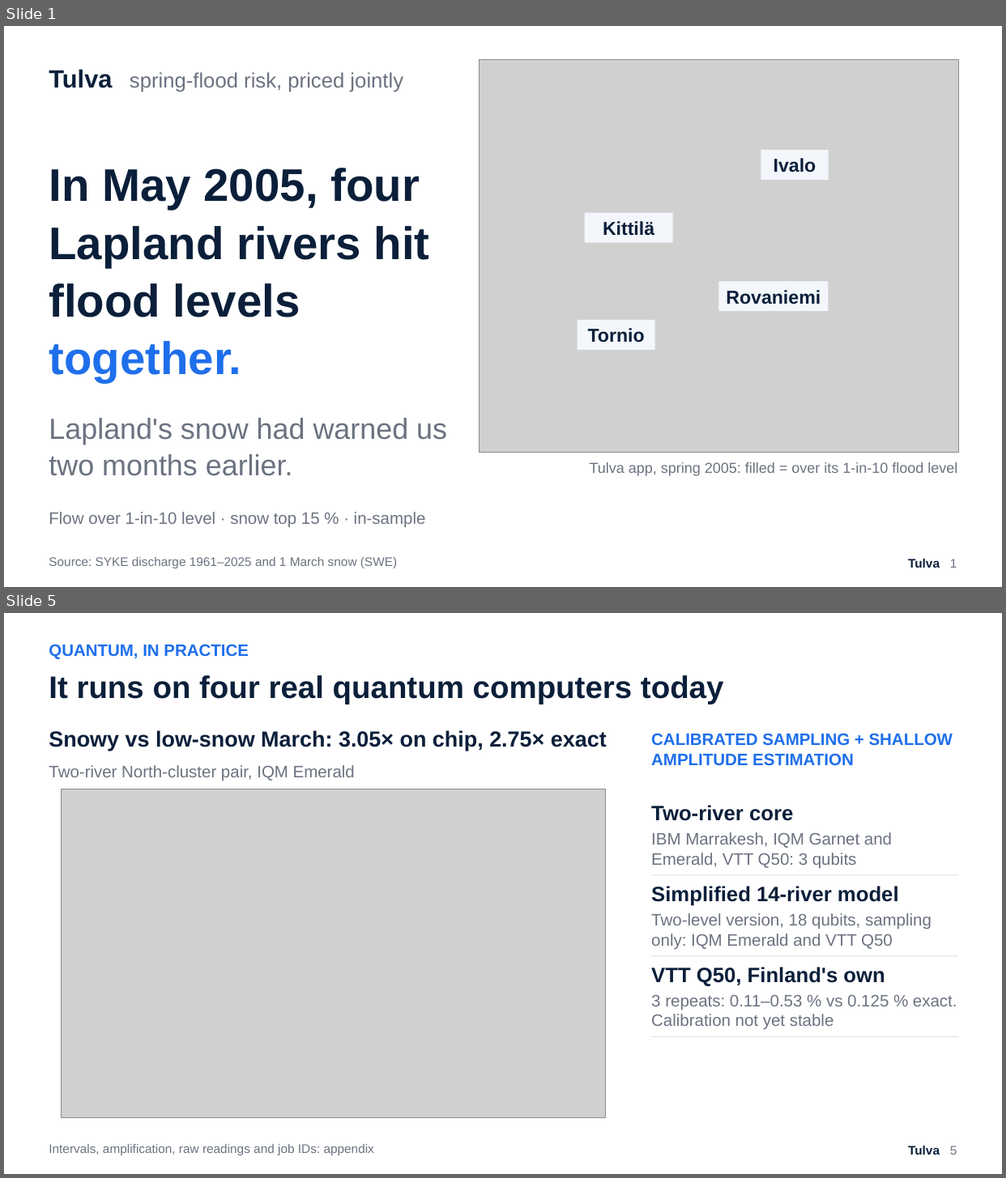
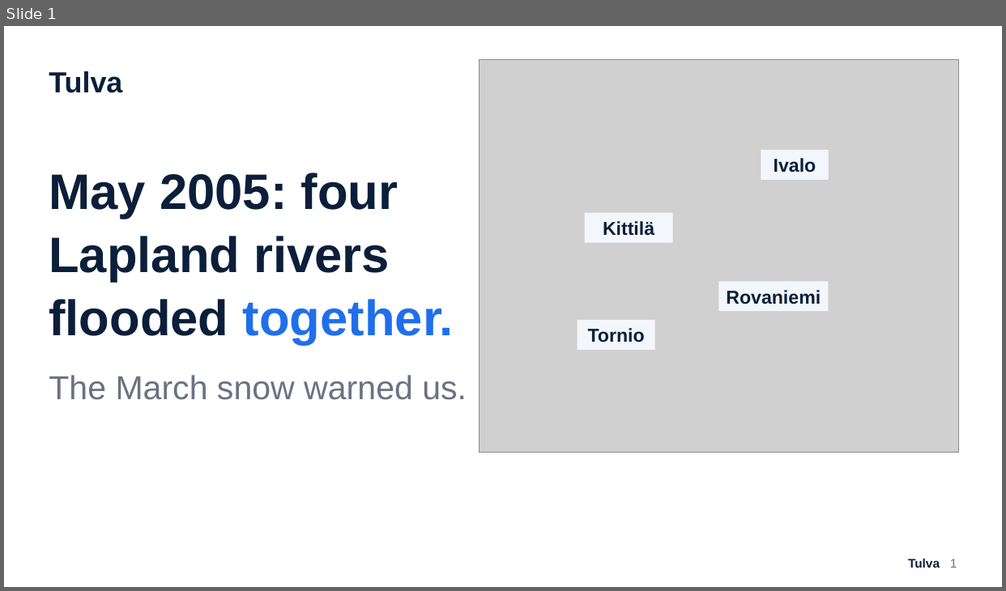
Before and after one commit to Zawaer/tulva, a slide deck: deck/Tulva_QxF2026.pptx. Shown one above the other, each under a label of ours: slides 1 and 5 before the commit, slide 1 after it; the slides between them are not shown. The pictures are 1006x1178 and 1006x591 pixels, drawn with LibreOffice and Linux fonts; fonts in the diff are those of the drawing; grey boxes stand for pictures. Boxes give left, top, right and bottom in pixels: in the first picture for what was removed or moved away, otherwise in the second. Text is boxed around its words. In the diff, an @@ line names an element or a change of style, - is before the commit and + after.

```diff
--- a/deck/Tulva_QxF2026.pptx
+++ b/deck/Tulva_QxF2026.pptx
@@ slide 5 removed at [4, 613, 1002, 1174], background #FFFFFF @@
@@ text removed at [49, 644, 249, 659] @@
-QUANTUM, IN PRACTICE
@@ text removed at [49, 675, 724, 704] @@
-It runs on four real quantum computers today
@@ text removed at [49, 730, 607, 751] @@
-Snowy vs low-snow March: 3.05× on chip, 2.75× exact
@@ text removed at [651, 733, 953, 766] @@
-CALIBRATED SAMPLING + SHALLOW AMPLITUDE ESTIMATION
@@ text removed at [49, 765, 355, 781] @@
-Two-river North-cluster pair, IQM Emerald
@@ picture removed at [62, 789, 606, 1118] @@
@@ text removed at [651, 805, 793, 821] @@
-Two-river core
@@ text removed at [651, 833, 892, 868] @@
-IBM Marrakesh, IQM Garnet and Emerald, VTT Q50: 3 qubits
@@ rectangle removed at [651, 875, 958, 875] @@
@@ text removed at [651, 886, 899, 906] @@
-Simplified 14-river model
@@ text removed at [651, 914, 931, 949] @@
-Two-level version, 18 qubits, sampling only: IQM Emerald and VTT Q50
@@ rectangle removed at [651, 956, 958, 956] @@
@@ text removed at [651, 967, 884, 986] @@
-VTT Q50, Finland's own
@@ text removed at [651, 995, 957, 1029] @@
-3 repeats: 0.11–0.53 % vs 0.125 % exact. Calibration not yet stable
@@ rectangle removed at [651, 1037, 958, 1037] @@
@@ text removed at [49, 1144, 374, 1156] @@
-Intervals, amplification, raw readings and job IDs: appendix
@@ text removed at [908, 1146, 957, 1155] @@
-Tulva 5
@@ slide 1 changed as well @@
@@ text at [49, 71, 122, 93]: text changed; size 20 to 28 pt; text colour #6B7280 to #0B1F3A; bold on @@
-Tulva spring-flood risk, priced jointly
+Tulva
@@ text at [49, 173, 454, 344]: text changed; size 44 to 48 pt; text colour #6B7280 to #0B1F3A; bold on @@
-In May 2005, four Lapland rivers hit flood levels together.
-Lapland's snow had warned us two months earlier.
-Flow over 1-in-10 level · snow top 15 % · in-sample
+May 2005: four Lapland rivers flooded together.
@@ text added at [49, 375, 467, 400], 32 pt, text #6B7280 @@
+The March snow warned us.
@@ text removed at [590, 463, 957, 476] @@
-Tulva app, spring 2005: filled = over its 1-in-10 flood level
@@ text removed at [49, 557, 397, 569] @@
-Source: SYKE discharge 1961–2025 and 1 March snow (SWE)
```
Also in this commit, not shown: 6 other slides changed, 4 slides added, 1 other slide removed, 19 other files.
